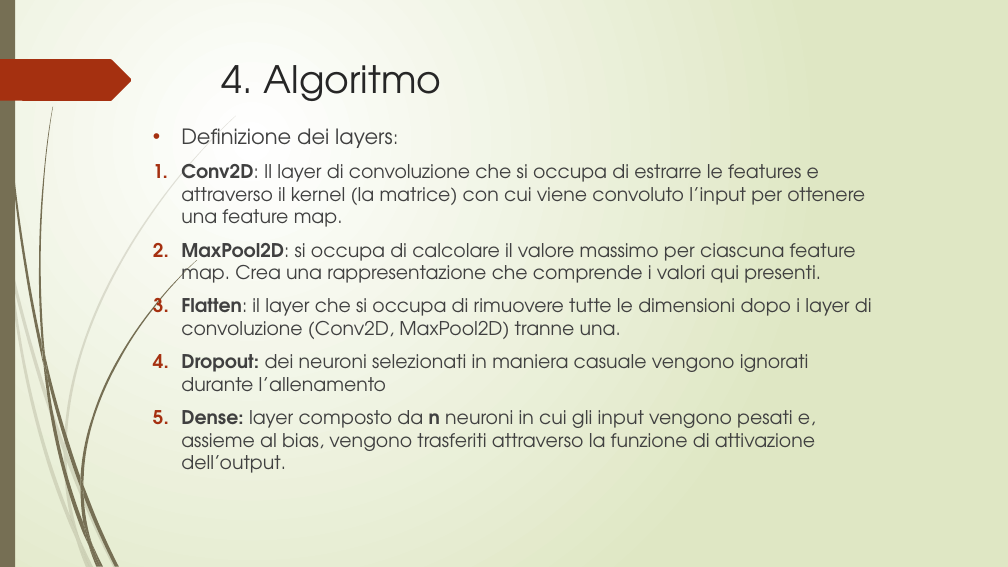
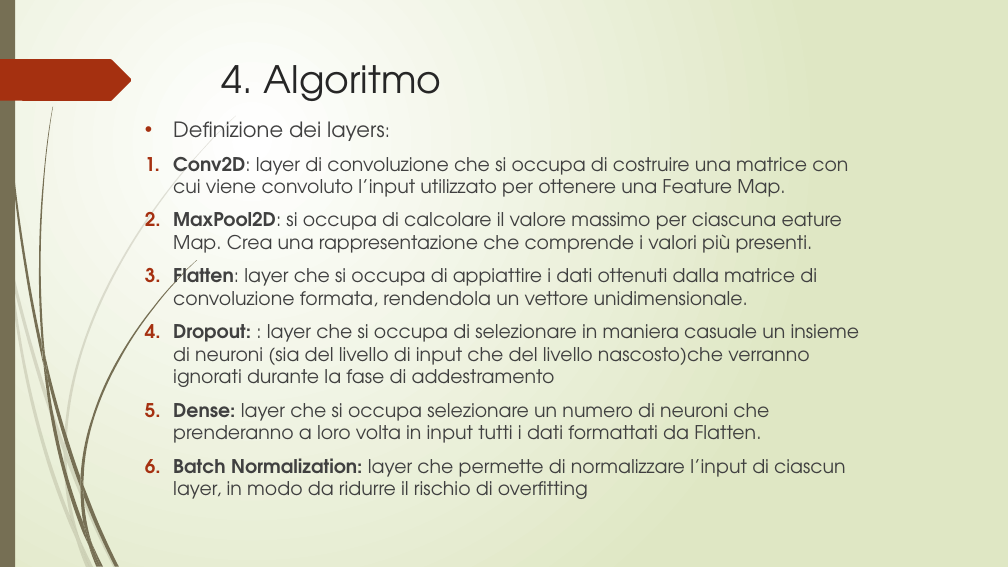
Before and after one commit to fpalomba/Segnali-Stradali, a slide deck: slide 11 of documentazione/Presentazione fia.pptx (slide 9 before the commit). Drawn at 1008x567 pixels with LibreOffice and Linux fonts; fonts in the diff are those of the drawing. Boxes give left, top, right and bottom in pixels: in the first picture for what was removed or moved away, otherwise in the second. Text is boxed around its words. In the diff, an @@ line names an element or a change of style, - is before the commit and + after.

```diff
--- a/documentazione/Presentazione fia.pptx
+++ b/documentazione/Presentazione fia.pptx
@@ text "Definizione dei layers:": place and size @@
-text "Definizione dei layers:" at [181, 128, 872, 473]
+text "Definizione dei layers:" at [173, 121, 860, 499]
@@ text at [173, 157, 860, 499]: text changed @@
-1. Conv2D: Il layer di convoluzione che si occupa di estrarre le features e attraverso il kernel (la matrice) con cui viene convoluto l’input per ottenere una feature map.
-2. MaxPool2D: si occupa di calcolare il valore massimo per ciascuna feature map. Crea una rappresentazione che comprende i valori qui presenti.
-3. Flatten: il layer che si occupa di rimuovere tutte le dimensioni dopo i layer di convoluzione (Conv2D, MaxPool2D) tranne una.
-4. Dropout: dei neuroni selezionati in maniera casuale vengono ignorati durante l’allenamento
-5. Dense: layer composto da n neuroni in cui gli input vengono pesati e, assieme al bias, vengono trasferiti attraverso la funzione di attivazione dell’output.
+1. Conv2D: layer di convoluzione che si occupa di costruire una matrice con cui viene convoluto l’input utilizzato per ottenere una Feature Map.
+2. MaxPool2D: si occupa di calcolare il valore massimo per ciascuna eature Map. Crea una rappresentazione che comprende i valori più presenti.
+3. Flatten: layer che si occupa di appiattire i dati ottenuti dalla matrice di convoluzione formata, rendendola un vettore unidimensionale.
+4. Dropout: : layer che si occupa di selezionare in maniera casuale un insieme di neuroni (sia del livello di input che del livello nascosto)che verranno ignorati durante la fase di addestramento
+5. Dense: layer che si occupa selezionare un numero di neuroni che prenderanno a loro volta in input tutti i dati formattati da Flatten.
+6. Batch Normalization: layer che permette di normalizzare l’input di ciascun layer, in modo da ridurre il rischio di overfitting
```
Also in this commit, not shown: 5 other slides changed, 3 slides added, 1 other file.
